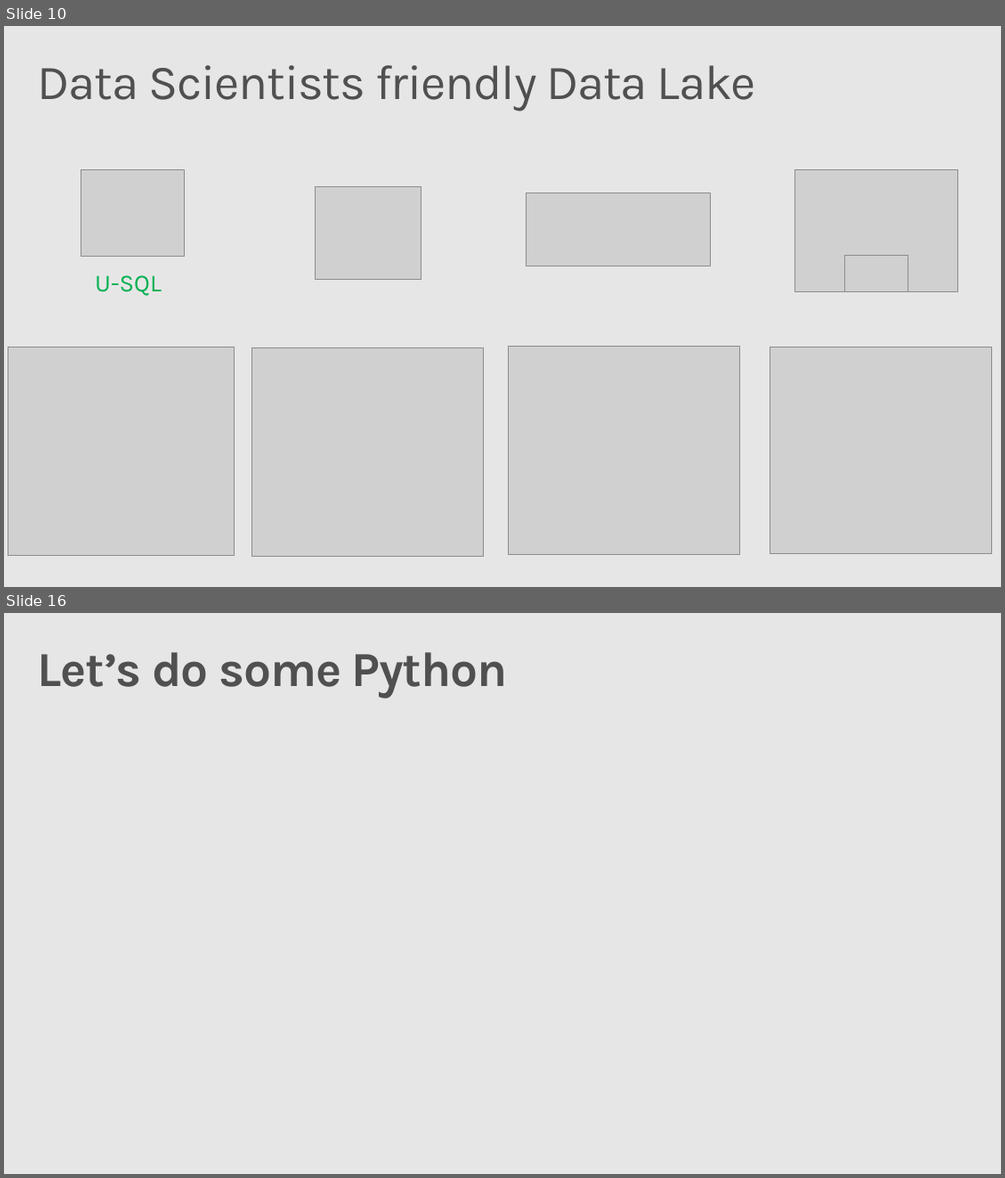
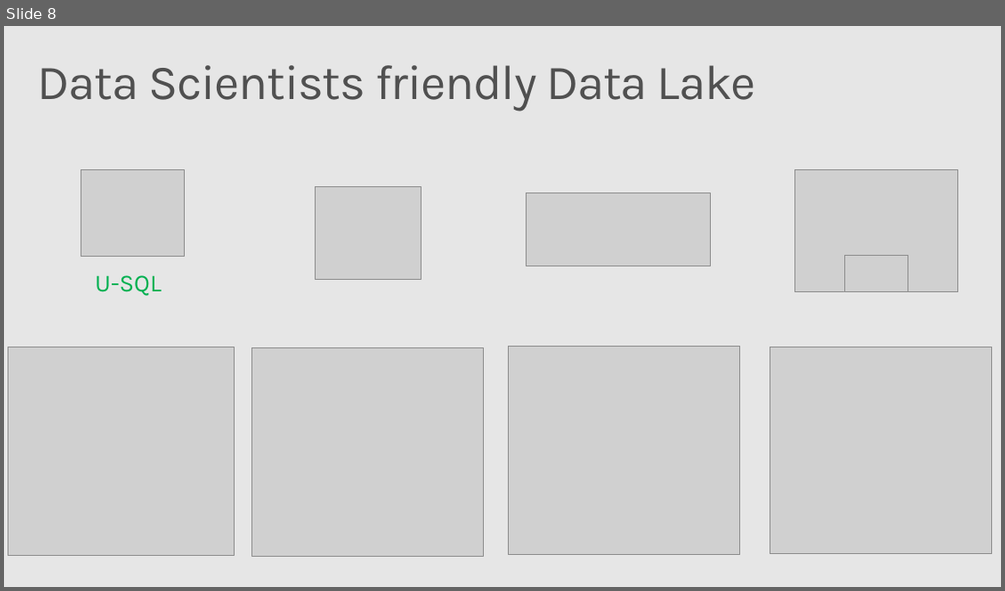
Before and after one commit to wguo123/mlads2017s, a slide deck: MLADS_2017S_159_v7.pptx. Shown one above the other, each under a label of ours: slides 10 and 16 before the commit, slide 8 after it; the slides between them are not shown. The pictures are 1005x1178 and 1005x591 pixels, drawn with LibreOffice and Linux fonts; fonts in the diff are those of the drawing; grey boxes stand for pictures; background and template pictures are left out. Boxes give left, top, right and bottom in pixels: in the first picture for what was removed or moved away, otherwise in the second. Text is boxed around its words. In the diff, an @@ line names an element or a change of style, - is before the commit and + after.

```diff
--- a/MLADS_2017S_159_v7.pptx
+++ b/MLADS_2017S_159_v7.pptx
@@ slide 16 removed at (4, 613, 1001, 1174), background #E6E6E6 @@
@@ title removed at (38, 652, 508, 698) @@
-Let’s do some Python
@@ what was slide 10 is now slide 8 @@
```
Also in this commit, not shown: 4 slides changed, 13 other slides removed, 4 other files.
